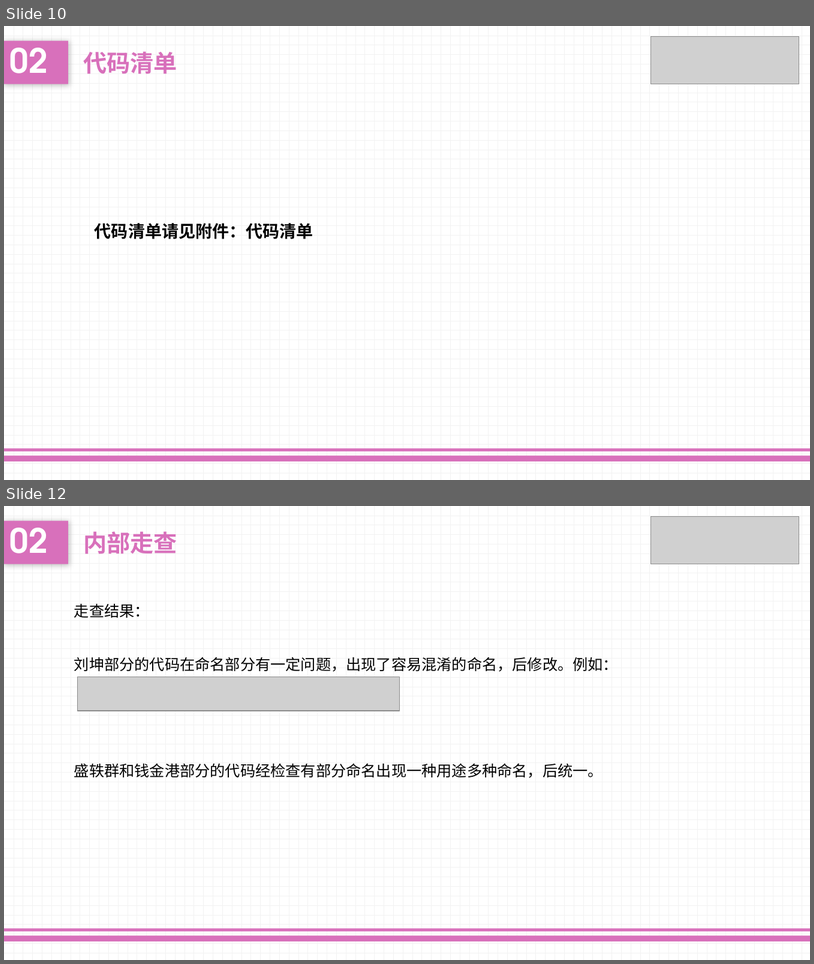
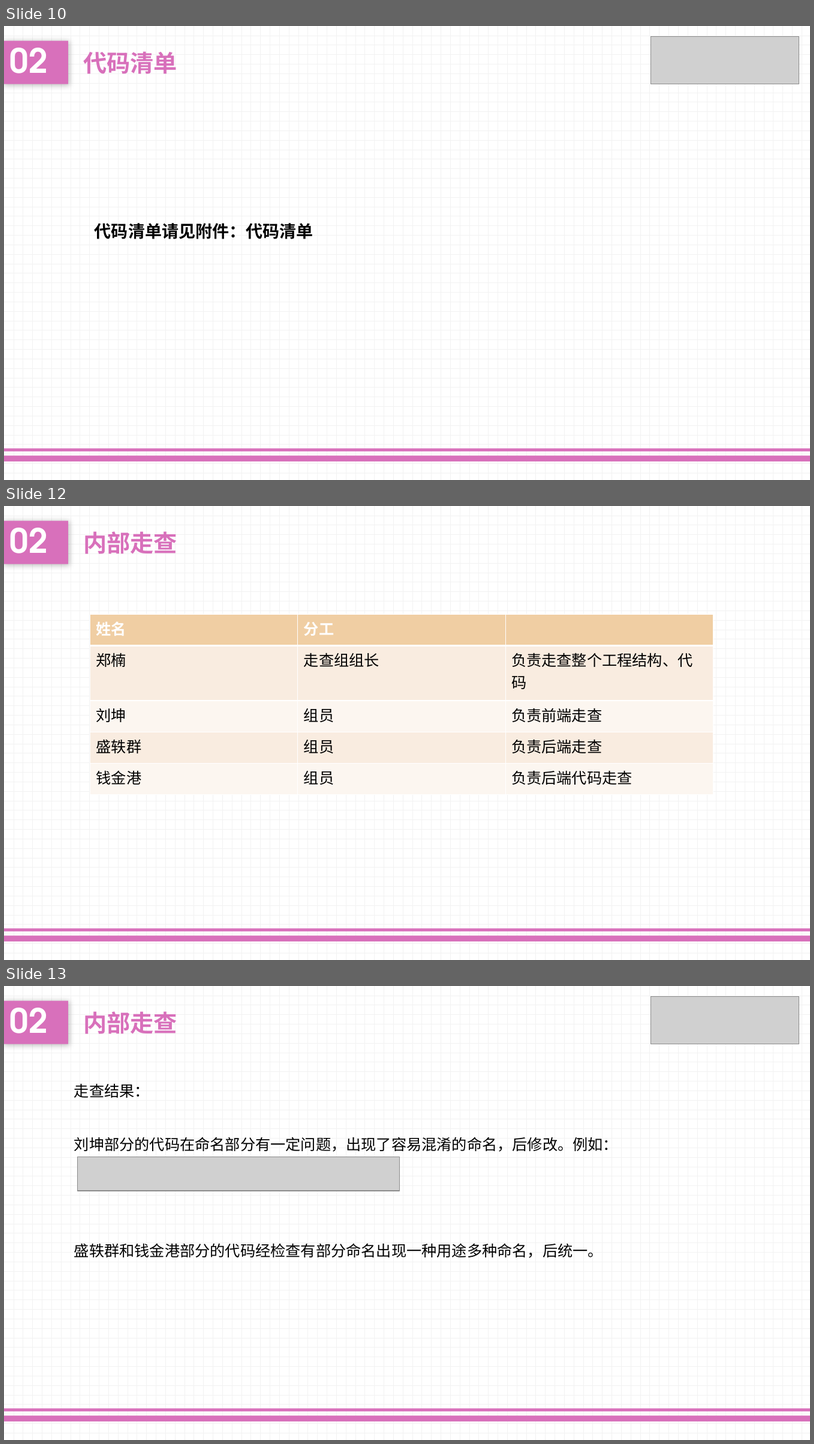
Before and after one commit to liuk5546/campaigo, a slide deck: doc/实现阶段/SE-2017秋-G10-实现阶段PPT最新.pptx. Shown one above the other, each under a label of ours: slides 10 and 12 before the commit, slides 10, 12 and 13 after it; the slides between them are not shown. The pictures are 814x964 and 814x1444 pixels, drawn with LibreOffice and Linux fonts; fonts in the diff are those of the drawing; grey boxes stand for pictures. Boxes give left, top, right and bottom in pixels: in the first picture for what was removed or moved away, otherwise in the second. Text is boxed around its words. In the diff, an @@ line names an element or a change of style, - is before the commit and + after.

```diff
--- a/doc/实现阶段/SE-2017秋-G10-实现阶段PPT最新.pptx
+++ b/doc/实现阶段/SE-2017秋-G10-实现阶段PPT最新.pptx
@@ slide 12 added at [4, 506, 810, 960], background pattern #F2F2F2 on #FFFFFF; not listed: 2 template elements that a slide beside it also shows @@
@@ text added at [4, 520, 68, 564], fill #D870BB, 40 pt, text #FFFFFF, bold @@
+02
@@ text added at [83, 531, 177, 554], 28 pt, text #D870BB, bold @@
+内部走查
@@ table added at [90, 614, 714, 795], 5 rows, 3 columns @@
+姓名 | 分工 | 
+郑楠 | 走查组组长 | 负责走查整个工程结构、代码
+刘坤 | 组员 | 负责前端走查
+盛轶群 | 组员 | 负责后端走查
+钱金港 | 组员 | 负责后端代码走查
@@ what was slide 12 is now slide 13 @@
```
Also in this commit, not shown: 6 slides changed, 3 other slides added, 5 other files.
